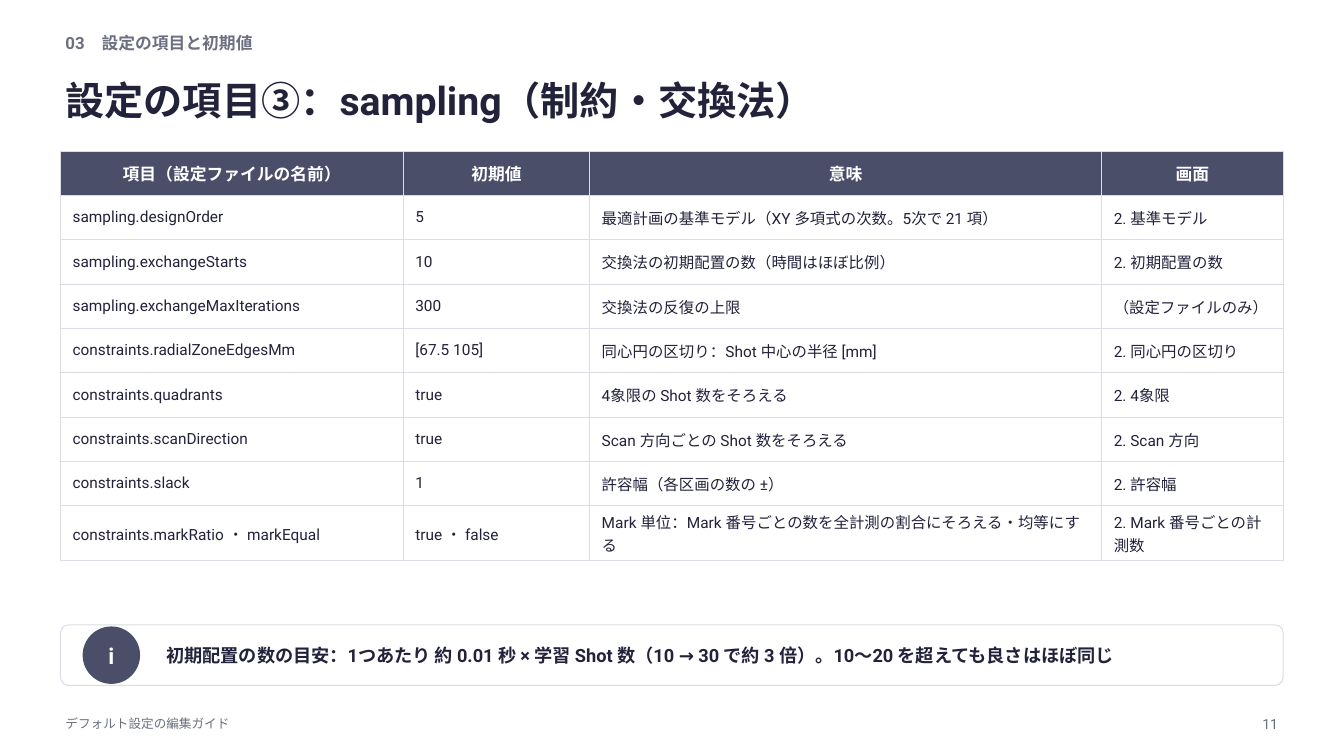
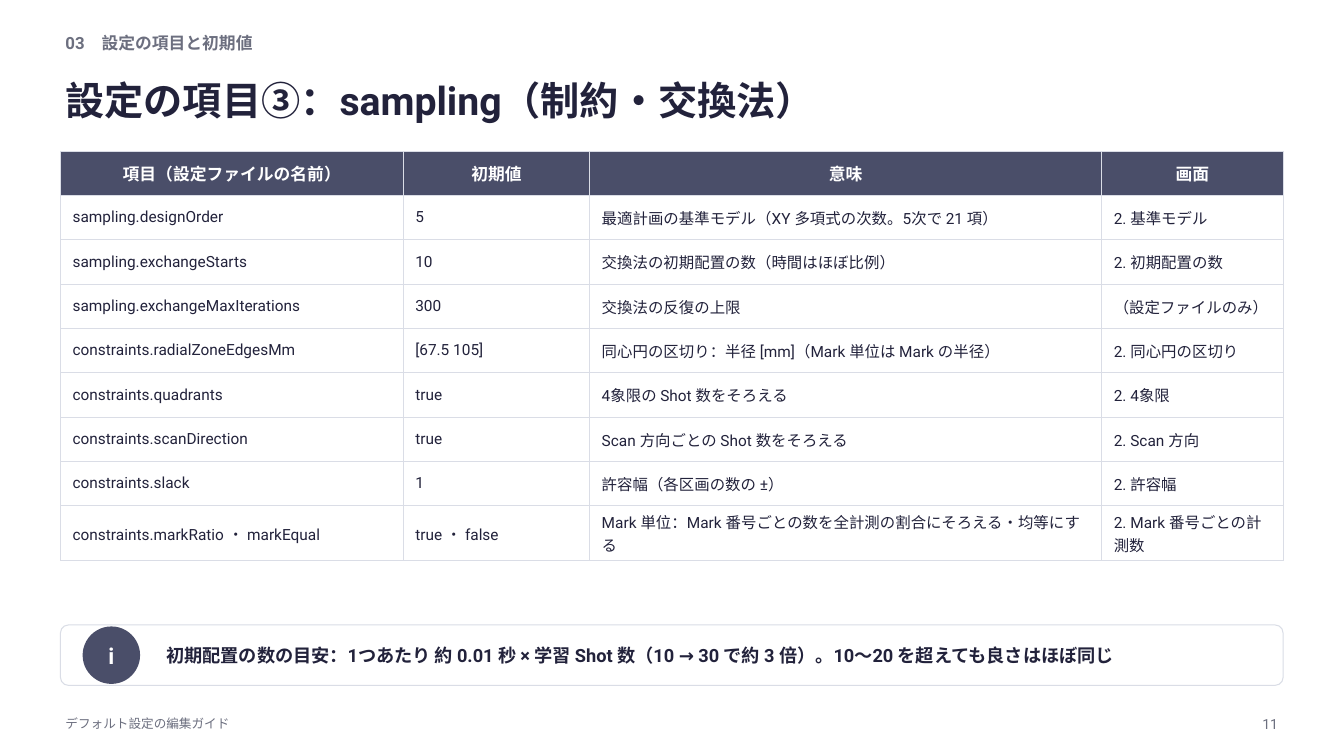
Before and after one commit to rsakamoto-0824/alignment-estimation-benchmark, a slide deck: slide 11 of matlab_app/docs/defaults_guide/デフォルト設定の編集ガイド.pptx. Drawn at 1344x756 pixels with LibreOffice and Linux fonts; fonts in the diff are those of the drawing. Boxes give left, top, right and bottom in pixels: in the first picture for what was removed or moved away, otherwise in the second. Text is boxed around its words. In the diff, an @@ line names an element or a change of style, - is before the commit and + after.

```diff
--- a/matlab_app/docs/defaults_guide/デフォルト設定の編集ガイド.pptx
+++ b/matlab_app/docs/defaults_guide/デフォルト設定の編集ガイド.pptx
@@ table at [60, 151, 1284, 557] @@
-row 5, column 3: 同心円の区切り：Shot 中心の半径 [mm]
+row 5, column 3: 同心円の区切り：半径 [mm]（Mark 単位は Mark の半径）
```
Also in this commit, not shown: 6 other slides changed, 55 other files.
